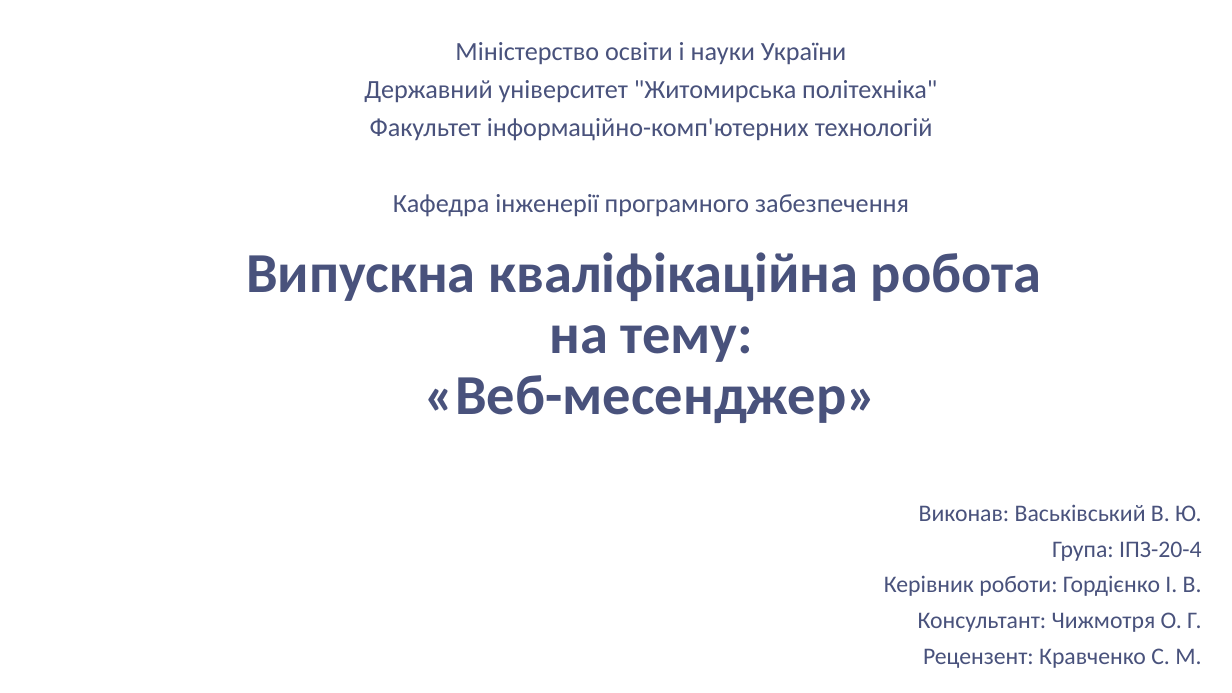
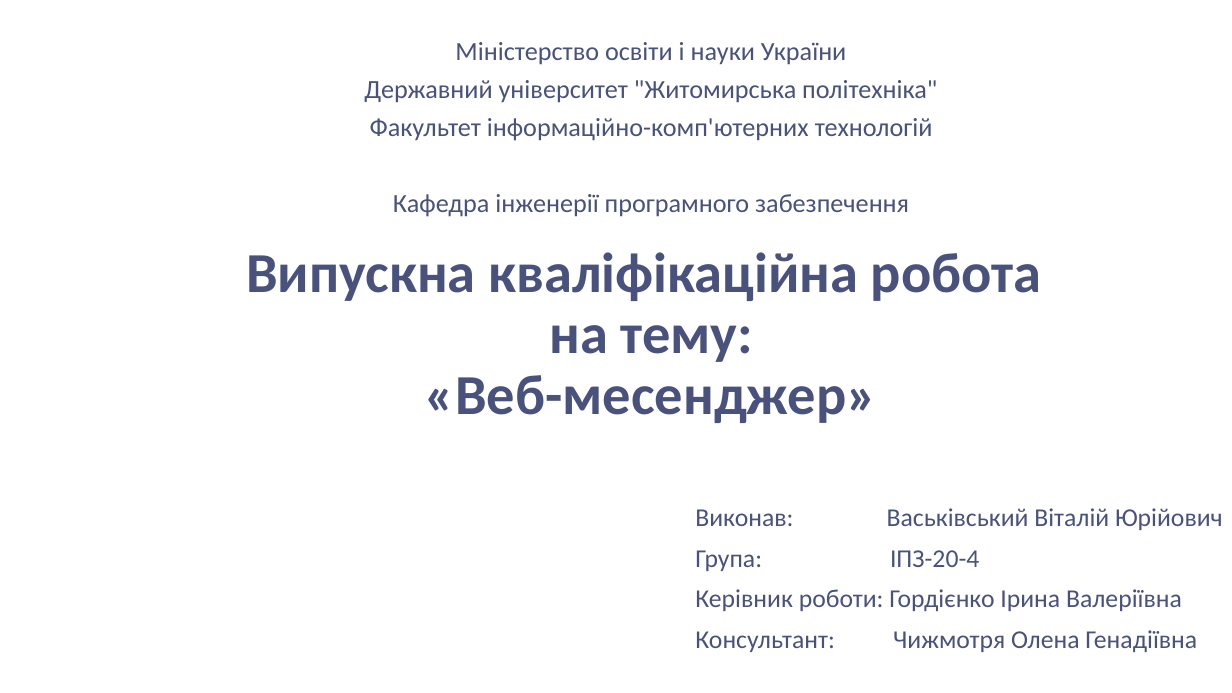
Before and after one commit to grozer221/Diplom, a slide deck: slide 1 of Презентація.pptx. Drawn at 1232x693 pixels with LibreOffice and Linux fonts; fonts in the diff are those of the drawing; background and template pictures are left out. Boxes give left, top, right and bottom in pixels: in the first picture for what was removed or moved away, otherwise in the second. Text is boxed around its words. In the diff, an @@ line names an element or a change of style, - is before the commit and + after.

```diff
--- a/Презентація.pptx
+++ b/Презентація.pptx
@@ subtitle "Виконав: Васьківський Віталій Юрійович": place and size @@
-subtitle "Виконав: Васьківський Віталій Юрійович" at box(884, 504, 1202, 668)
+subtitle "Виконав: Васьківський Віталій Юрійович" at box(695, 508, 1223, 652)
@@ subtitle at box(695, 508, 1223, 530): text changed; size 18.5 to 20 pt @@
-Виконав: Васьківський В. Ю.
+Виконав: Васьківський Віталій Юрійович
@@ subtitle at box(695, 550, 979, 571): size 18.5 to 20 pt in "Група: ІПЗ-20-4"; alignment right to left; line spacing 0.8 to 0.9 @@
@@ subtitle at box(695, 589, 1197, 652): text changed; size 18.5 to 20 pt @@
-Керівник роботи: Гордієнко І. В.
-Консультант: Чижмотря О. Г.
-Рецензент: Кравченко С. М.
+Керівник роботи: Гордієнко Ірина Валеріївна
+Консультант: Чижмотря Олена Генадіївна
```
Also in this commit, not shown: 3 other slides changed, 2 slides added, 1 slide removed, 2 other files.
